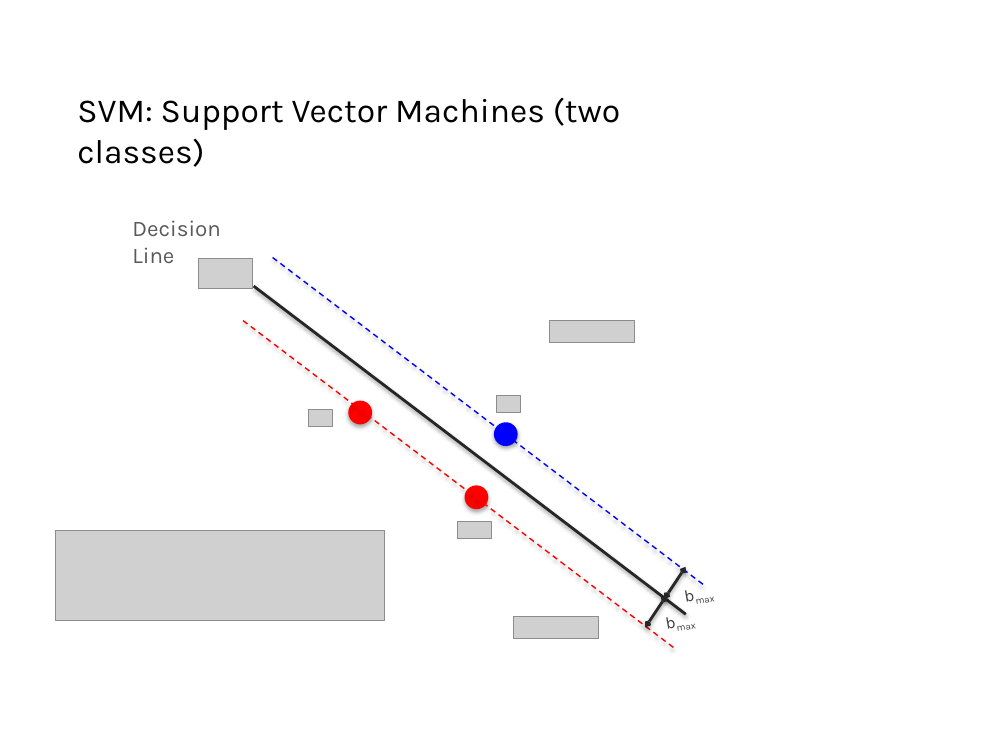
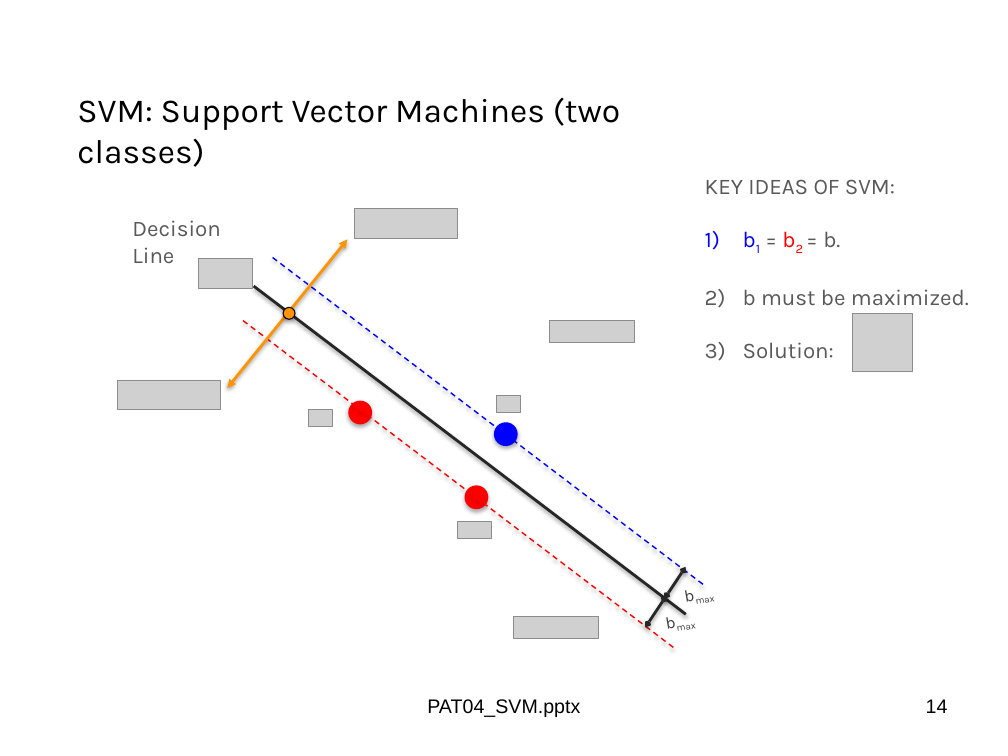
Before and after one commit to domingomery/patrones, a slide deck: slide 14 of clases/Cap04_Clasificacion/presentations/PAT04_SVM.pptx (slide 13 before the commit). Drawn at 1008x756 pixels with LibreOffice and Linux fonts; fonts in the diff are those of the drawing; grey boxes stand for pictures. Boxes give left, top, right and bottom in pixels: in the first picture for what was removed or moved away, otherwise in the second. Text is boxed around its words. In the diff, an @@ line names an element or a change of style, - is before the commit and + after.

```diff
--- a/clases/Cap04_Clasificacion/presentations/PAT04_SVM.pptx
+++ b/clases/Cap04_Clasificacion/presentations/PAT04_SVM.pptx
@@ text added at (x1=705, y1=179, x2=969, y2=358), 16 pt, text #595959 @@
+KEY IDEAS OF SVM:
+1) b1 = b2 = b.
+2) b must be maximized.
+3) Solution:
@@ picture added at (x1=354, y1=209, x2=458, y2=238) @@
@@ double arrow added from (228, 388) to (348, 240), #FF9300 2 pt @@
@@ ellipse added at (x1=283, y1=307, x2=295, y2=320), fill #FF9300, outline #000000 0.75 pt @@
@@ picture added at (x1=852, y1=313, x2=912, y2=372) @@
@@ picture added at (x1=117, y1=380, x2=221, y2=409) @@
@@ picture removed at (x1=55, y1=530, x2=385, y2=620) @@
@@ text added at (x1=427, y1=699, x2=580, y2=717), 14 pt, text #000000 @@
+PAT04_SVM.pptx
@@ page number added at (x1=926, y1=699, x2=948, y2=713), 14 pt, text #000000 @@
+14
```
Also in this commit, not shown: 30 other slides changed, 7 slides added, 3 slides removed, 16 other files.
